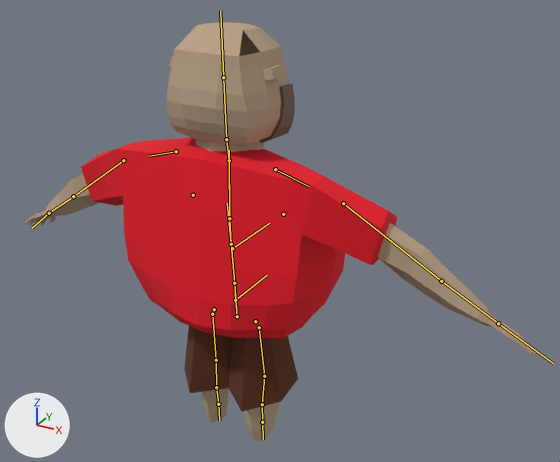
The FBX model Assets/Game_objects_Copies/Fat_Pirate.fbx, before and after one commit.
Rendered twice from a 50 mm camera at (1.98, -3.09, 1.71) aimed at (0.15, 0.24, 0.04). Lighting does not change. The marker at lower left points along +X, +Y and +Z. The first picture is the older version. Both versions are drawn at frame 11 of the action 'fat_pirate_walk.001'; the numbers are the values there. The bones that bend it are drawn over the model as lines.
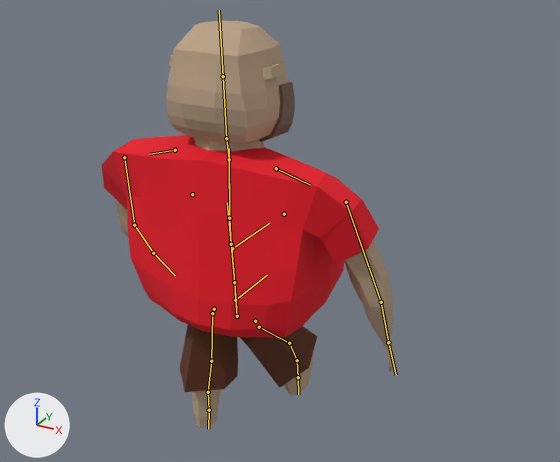
Pixel boxes [x1, y1, x2, y2] of what changed, in the pictures (560 x 462 px):
```json
{"object": "Icosphere", "change": "posed", "before": [26, 138, 535, 441], "after": [102, 135, 395, 429], "on screen": "42% narrower"}
{"object": "Cube.001", "change": "posed", "before": [166, 22, 295, 144], "after": [166, 21, 295, 143]}
{"bone": "DEF-thigh.L", "before": "(212, 314) to (216, 360)", "after": "(212, 313) to (211, 361)"}
{"bone": "DEF-shin.L", "before": "(216, 360) to (216, 387)", "after": "(211, 361) to (208, 392)"}
{"bone": "DEF-foot.L", "before": "(216, 387) to (218, 404)", "after": "(208, 392) to (209, 410)"}
{"bone": "DEF-thigh.R", "before": "(259, 327) to (264, 376)", "after": "(259, 327) to (289, 343)"}
{"bone": "DEF-shin.R", "before": "(264, 376) to (262, 404)", "after": "(289, 343) to (297, 360)"}
{"bone": "DEF-foot.R", "before": "(262, 404) to (262, 422)", "after": "(297, 360) to (298, 377)"}
{"bone": "ORG-shoulder.L", "before": "(176, 151) to (149, 156)", "after": "(175, 150) to (149, 154)"}
{"bone": "DEF-upper_arm.L", "before": "(123, 160) to (73, 196)", "after": "(124, 157) to (134, 225)"}
{"bone": "DEF-forearm.L", "before": "(73, 196) to (49, 213)", "after": "(134, 225) to (153, 253)"}
{"bone": "DEF-hand.L", "before": "(49, 213) to (32, 228)", "after": "(153, 253) to (175, 275)"}
{"bone": "ORG-shoulder.R", "before": "(275, 169) to (309, 186)", "after": "(276, 168) to (310, 185)"}
{"bone": "DEF-upper_arm.R", "before": "(343, 203) to (441, 281)", "after": "(346, 202) to (381, 302)"}
{"bone": "DEF-forearm.R", "before": "(441, 281) to (498, 323)", "after": "(381, 302) to (388, 342)"}
{"bone": "DEF-hand.R", "before": "(498, 323) to (553, 363)", "after": "(388, 342) to (396, 375)"}
```

The change, as JSON lines over the scene's bpy script:
```json
{"block": "bone_def_thigh_l", "where": "bone_def_thigh_l = bpy.data.objects['rig'].pose.bones['DEF-thigh.L']  # child of 'ORG-spine'"}
{"op": "set", "path": "bone_def_thigh_l.rotation_quaternion", "old": "(1.0, -0.008, -0.001, 0.005)", "new": "(0.999, 0.01, 0.001, -0.032)", "note": "degrees (-1, 0, 1) -> degrees (1, 0, -4)"}
{"block": "bone_def_shin_l", "where": "bone_def_shin_l = bpy.data.objects['rig'].pose.bones['DEF-shin.L']  # child of 'DEF-thigh.L'"}
{"op": "set", "path": "bone_def_shin_l.rotation_quaternion", "old": "(1.0, -0.008, 0.0, 0.0)", "new": "(0.999, 0.048, 0.007, -0.02)", "note": "degrees (-1, 0, 0) -> degrees (5, 1, -2)"}
{"op": "set", "path": "bone_def_shin_l.scale", "old": "(1.0, 1.0, 1.0)", "new": "(0.98, 1.05, 0.98)"}
{"block": "bone_def_foot_l", "where": "bone_def_foot_l = bpy.data.objects['rig'].pose.bones['DEF-foot.L']  # child of 'DEF-shin.L'"}
{"op": "set", "path": "bone_def_foot_l.rotation_quaternion", "old": "(1.0, -0.008, 0.0, 0.0)", "new": "(0.999, -0.033, -0.005, 0.038)", "note": "degrees (-1, 0, 0) -> degrees (-4, 0, 4)"}
{"op": "set", "path": "bone_def_foot_l.scale", "old": "(1.0, 1.0, 1.0)", "new": "(1.02, 0.96, 1.02)"}
{"block": "bone_def_thigh_r", "where": "bone_def_thigh_r = bpy.data.objects['rig'].pose.bones['DEF-thigh.R']  # child of 'ORG-spine'"}
{"op": "set", "path": "bone_def_thigh_r.rotation_quaternion", "old": "(1.0, 0.0, 0.0, 0.0)", "new": "(0.927, -0.353, -0.004, -0.122)", "note": "degrees (0, 0, 0) -> degrees (-41, -5, -13)"}
{"op": "set", "path": "bone_def_thigh_r.scale", "old": "(1.0, 1.0, 1.0)", "new": "(0.95, 1.1, 0.95)"}
{"block": "bone_def_shin_r", "where": "bone_def_shin_r = bpy.data.objects['rig'].pose.bones['DEF-shin.R']  # child of 'DEF-thigh.R'"}
{"op": "set", "path": "bone_def_shin_r.rotation_quaternion", "old": "(1.0, 0.0, 0.0, 0.0)", "new": "(0.988, 0.136, 0.012, 0.075)", "note": "degrees (0, 0, 0) -> degrees (16, 0, 9)"}
{"op": "set", "path": "bone_def_shin_r.scale", "old": "(1.0, 1.0, 1.0)", "new": "(1.09, 0.87, 1.06)"}
{"block": "bone_def_foot_r", "where": "bone_def_foot_r = bpy.data.objects['rig'].pose.bones['DEF-foot.R']  # child of 'DEF-shin.R'"}
{"op": "set", "path": "bone_def_foot_r.rotation_quaternion", "old": "(1.0, 0.0, 0.0, 0.0)", "new": "(0.976, 0.211, 0.0, 0.059)", "note": "degrees (0, 0, 0) -> degrees (24, -1, 7)"}
{"op": "set", "path": "bone_def_foot_r.scale", "old": "(1.0, 1.0, 1.0)", "new": "(0.96, 1.08, 0.97)"}
{"block": "bone_mch_spine_003", "where": "bone_mch_spine_003 = bpy.data.objects['rig'].pose.bones['MCH-spine.003']  # child of 'spine_fk.002'"}
{"op": "set", "path": "bone_mch_spine_003.scale", "old": "(1.0, 1.0, 1.0)", "new": "(1.01, 1.01, 1.01)"}
{"block": "bone_org_shoulder_l", "where": "bone_org_shoulder_l = bpy.data.objects['rig'].pose.bones['ORG-shoulder.L']  # child of 'ORG-spine.003'"}
{"op": "set", "path": "bone_org_shoulder_l.rotation_quaternion", "old": "(1.0, 0.0, 0.0, 0.0)", "new": "(0.994, 0.005, -0.106, -0.032)", "note": "degrees (0, 0, 0) -> degrees (1, -12, -4)"}
{"block": "bone_def_upper_arm_l", "where": "bone_def_upper_arm_l = bpy.data.objects['rig'].pose.bones['DEF-upper_arm.L']  # child of 'ORG-shoulder.L'"}
{"op": "set", "path": "bone_def_upper_arm_l.rotation_quaternion", "old": "(1.0, 0.0, 0.0, 0.0)", "new": "(0.941, -0.28, 0.0, -0.189)", "note": "degrees (0, 0, 0) -> degrees (-32, -6, -21)"}
{"op": "set", "path": "bone_def_upper_arm_l.scale", "old": "(1.0, 1.0, 1.0)", "new": "(0.99, 0.99, 0.99)"}
{"block": "bone_def_forearm_l", "where": "bone_def_forearm_l = bpy.data.objects['rig'].pose.bones['DEF-forearm.L']  # child of 'DEF-upper_arm.L'"}
{"op": "set", "path": "bone_def_forearm_l.rotation_quaternion", "old": "(1.0, 0.0, 0.0, 0.0)", "new": "(0.98, -0.067, -0.137, -0.132)", "note": "degrees (0, 0, 0) -> degrees (-6, -17, -14)"}
{"op": "set", "path": "bone_def_forearm_l.scale", "old": "(1.0, 1.0, 1.0)", "new": "(1.02, 0.96, 1.02)"}
{"block": "bone_def_hand_l", "where": "bone_def_hand_l = bpy.data.objects['rig'].pose.bones['DEF-hand.L']  # child of 'DEF-forearm.L'"}
{"op": "set", "path": "bone_def_hand_l.scale", "old": "(1.0, 1.0, 1.0)", "new": "(0.98, 1.04, 0.98)"}
{"block": "bone_org_shoulder_r", "where": "bone_org_shoulder_r = bpy.data.objects['rig'].pose.bones['ORG-shoulder.R']  # child of 'ORG-spine.003'"}
{"op": "set", "path": "bone_org_shoulder_r.rotation_quaternion", "old": "(1.0, 0.0, 0.0, 0.0)", "new": "(0.999, 0.003, 0.042, 0.013)", "note": "degrees (0, 0, 0) -> degrees (0, 5, 1)"}
{"block": "bone_def_upper_arm_r", "where": "bone_def_upper_arm_r = bpy.data.objects['rig'].pose.bones['DEF-upper_arm.R']  # child of 'ORG-shoulder.R'"}
{"op": "set", "path": "bone_def_upper_arm_r.rotation_quaternion", "old": "(1.0, 0.0, 0.0, 0.0)", "new": "(0.94, -0.297, 0.0, 0.166)", "note": "degrees (0, 0, 0) -> degrees (-34, 6, 18)"}
{"op": "set", "path": "bone_def_upper_arm_r.scale", "old": "(1.0, 1.0, 1.0)", "new": "(0.99, 0.99, 0.99)"}
{"block": "bone_def_forearm_r", "where": "bone_def_forearm_r = bpy.data.objects['rig'].pose.bones['DEF-forearm.R']  # child of 'DEF-upper_arm.R'"}
{"op": "set", "path": "bone_def_forearm_r.rotation_quaternion", "old": "(1.0, 0.0, 0.0, 0.0)", "new": "(0.983, -0.075, 0.118, 0.12)", "note": "degrees (0, 0, 0) -> degrees (-7, 15, 13)"}
{"op": "set", "path": "bone_def_forearm_r.scale", "old": "(1.0, 1.0, 1.0)", "new": "(1.02, 0.96, 1.02)"}
{"block": "bone_def_hand_r", "where": "bone_def_hand_r = bpy.data.objects['rig'].pose.bones['DEF-hand.R']  # child of 'DEF-forearm.R'"}
{"op": "set", "path": "bone_def_hand_r.scale", "old": "(1.0, 1.0, 1.0)", "new": "(0.98, 1.04, 0.98)"}
```
